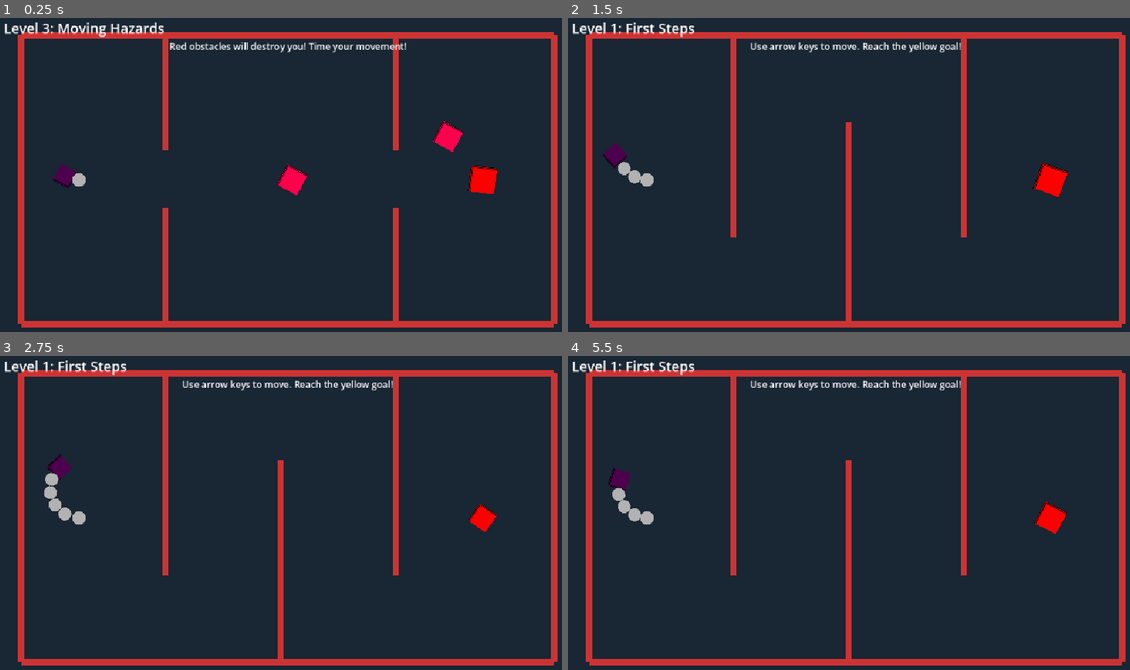
Above: before the commit, frames 1-4 (two rows, left to right).
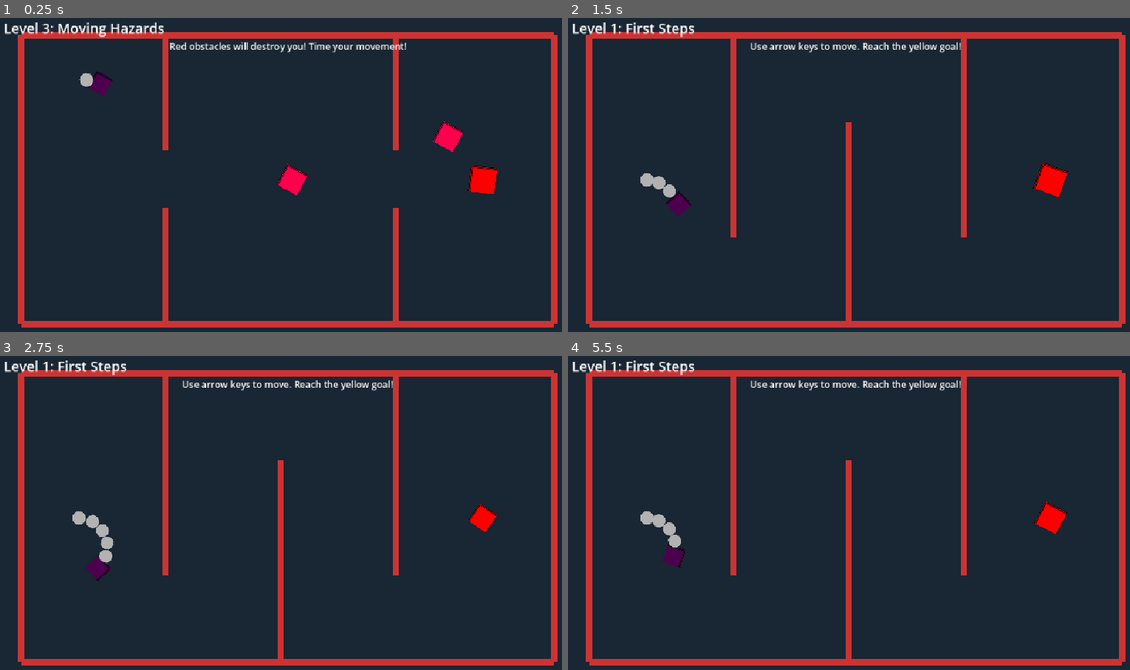
Above: after the commit, the same moments.

Repository: josephhagancreative/rotasnake
Game: Godot game, scene res://levels/Level3.tscn
The game is run twice, just before and just after one commit, with the same random seed, the same clock (stepped at 60 frames per second) and the same inputs. This scene is started directly instead of the project's main scene.
Inputs:
- Up to frame 1 (0.25 s): no input
- Up to frame 2 (1.5 s): tap Enter (ui_accept) at 0.5, 0.77 s; hold Right (ui_right) 0.53-1.28 s; hold Left (ui_left) from 1.28 s (still down)
- Up to frame 3 (2.75 s): tap Enter (ui_accept) at 1.52 s; release Left (ui_left) at 2.03 s; hold Right (ui_right) from 2.03 s (still down)
- Up to frame 4 (5.5 s): release Right (ui_right) at 2.78 s; hold Up (ui_up) 2.78-3.53 s; tap Enter (ui_accept) at 3.02, 3.77, 4.52 s; hold Left (ui_left) from 3.53 s (still down)

The runs differ from the first frame. In frame 1, 0.5% of the frame differs, in the area x 9-20%, y 16-55%; in frame 2, 0.7%; in frame 3, 1.0%, in the area x 7-21%, y 31-72%; in frame 4, 0.8%.

Commit message:
Add spawn point feature

Diff:
--- a/BaseLevel.gd
+++ b/BaseLevel.gd
@@ -33,7 +33,21 @@
 
 func spawn_snake():
 	snake_instance = snake_scene.instantiate()
-	snake_instance.position = snake_start_position
+
+	# Look for SnakeStartPoint node first, otherwise use exported position
+	var start_point = find_child("SnakeStartPoint", true, false) as SnakeStartPoint
+	if start_point:
+		var start_pos = start_point.get_start_position()
+		var start_dir = start_point.get_facing_direction()
+		print("BaseLevel.spawn_snake() - Found SnakeStartPoint, pos: ", start_pos, ", dir: ", start_dir)
+		snake_instance.position = start_pos
+		snake_instance.set_initial_facing_direction(start_dir)
+	else:
+		print("BaseLevel.spawn_snake() - No SnakeStartPoint found, using defaults")
+		snake_instance.position = snake_start_position
+		# Default facing direction if no start point is set
+		snake_instance.set_initial_facing_direction(Vector2.RIGHT)
+
 	add_child(snake_instance)
 	snake_instance.died.connect(_on_snake_died)
 
--- /dev/null
+++ b/SnakeStartPoint.gd
@@ -0,0 +1,67 @@
+@tool
+extends Node2D
+class_name SnakeStartPoint
+
+@export var facing_direction: Vector2 = Vector2.RIGHT : set = set_facing_direction
+var arrow_sprite: Sprite2D
+var circle_sprite: Sprite2D
+
+func _ready():
+	# Only create visual indicators in the editor
+	if Engine.is_editor_hint():
+		create_visual_indicators()
+		update_arrow_rotation()
+
+func set_facing_direction(value: Vector2):
+	facing_direction = value
+	# Update arrow when direction changes in editor
+	if Engine.is_editor_hint():
+		update_arrow_rotation()
+
+func create_visual_indicators():
+	# Remove any existing visuals first
+	if circle_sprite:
+		circle_sprite.queue_free()
+	if arrow_sprite:
+		arrow_sprite.queue_free()
+
+	# Create circle to indicate position
+	circle_sprite = Sprite2D.new()
+	var circle_texture = ImageTexture.new()
+	var circle_image = Image.create(32, 32, false, Image.FORMAT_RGBA8)
+	circle_image.fill(Color(0, 1, 0, 0.7))  # Green circle
+	circle_texture.set_image(circle_image)
+	circle_sprite.texture = circle_texture
+	add_child(circle_sprite)
+
+	# Create arrow to indicate direction
+	arrow_sprite = Sprite2D.new()
+	var arrow_texture = ImageTexture.new()
+	var arrow_image = Image.create(48, 24, false, Image.FORMAT_RGBA8)
+	arrow_image.fill(Color.TRANSPARENT)
+
+	# Draw simple arrow shape
+	for x in range(0, 36):
+		for y in range(10, 14):
+			arrow_image.set_pixel(x, y, Color(1, 1, 0, 1.0))  # Yellow arrow body
+
+	# Arrow head
+	for i in range(8):
+		for y in range(6 + i, 18 - i):
+			arrow_image.set_pixel(36 + i, y, Color(1, 1, 0, 1.0))
+
+	arrow_texture.set_image(arrow_image)
+	arrow_sprite.texture = arrow_texture
+	arrow_sprite.position.x = 24  # Offset from center
+	add_child(arrow_sprite)
+
+func update_arrow_rotation():
+	if arrow_sprite and is_inside_tree():
+		arrow_sprite.rotation = facing_direction.angle()
+
+func get_start_position() -> Vector2:
+	return global_position
+
+func get_facing_direction() -> Vector2:
+	print("SnakeStartPoint.get_facing_direction() returning: ", facing_direction.normalized())
+	return facing_direction.normalized()
--- /dev/null
+++ b/SnakeStartPoint.tscn
@@ -0,0 +1,7 @@
+[gd_scene load_steps=2 format=3 uid="uid://b6y5xqr7yvekl"]
+
+[ext_resource type="Script" path="res://SnakeStartPoint.gd" id="1_5j8d2"]
+
+[node name="SnakeStartPoint" type="Node2D"]
+script = ExtResource("1_5j8d2")
+facing_direction = Vector2(1, 0)
--- a/levels/Level1.tscn
+++ b/levels/Level1.tscn
@@ -1,7 +1,11 @@
-[gd_scene load_steps=3 format=3 uid="uid://d1riyxdh3ypyc"]
+[gd_scene load_steps=4 format=3 uid="uid://d1riyxdh3ypyc"]
 
 [ext_resource type="Script" uid="uid://cce61emoh681r" path="res://levels/Level1.gd" id="1_b84ys"]
 [ext_resource type="PackedScene" uid="uid://3qrl1u48x8q" path="res://BaseLevel.tscn" id="2_baselevel"]
+[ext_resource type="PackedScene" path="res://SnakeStartPoint.tscn" id="3_snakestartpoint"]
 
 [node name="Level1" instance=ExtResource("2_baselevel")]
 script = ExtResource("1_b84ys")
+
+[node name="SnakeStartPoint" parent="." index="4" instance=ExtResource("3_snakestartpoint")]
+position = Vector2(150, 300)
--- a/levels/Level2.tscn
+++ b/levels/Level2.tscn
@@ -1,7 +1,11 @@
-[gd_scene load_steps=3 format=3 uid="uid://pey21rgb0gu"]
+[gd_scene load_steps=4 format=3 uid="uid://pey21rgb0gu"]
 
 [ext_resource type="Script" uid="uid://dk1cepi4ouov4" path="res://levels/Level2.gd" id="1_gljt1"]
 [ext_resource type="PackedScene" uid="uid://3qrl1u48x8q" path="res://BaseLevel.tscn" id="2_baselevel"]
+[ext_resource type="PackedScene" path="res://SnakeStartPoint.tscn" id="3_snakestartpoint"]
 
 [node name="Level2" instance=ExtResource("2_baselevel")]
 script = ExtResource("1_gljt1")
+
+[node name="SnakeStartPoint" parent="." index="4" instance=ExtResource("3_snakestartpoint")]
+position = Vector2(150, 300)
--- a/levels/Level3.tscn
+++ b/levels/Level3.tscn
@@ -1,7 +1,12 @@
-[gd_scene load_steps=3 format=3 uid="uid://bo3we6ui0brie"]
+[gd_scene load_steps=4 format=3 uid="uid://bo3we6ui0brie"]
 
 [ext_resource type="Script" uid="uid://cl8stosj3ceo5" path="res://levels/Level3.gd" id="1_gq8fh"]
 [ext_resource type="PackedScene" uid="uid://3qrl1u48x8q" path="res://BaseLevel.tscn" id="2_baselevel"]
+[ext_resource type="PackedScene" path="res://SnakeStartPoint.tscn" id="3_snakestartpoint"]
 
 [node name="Level3" instance=ExtResource("2_baselevel")]
 script = ExtResource("1_gq8fh")
+
+[node name="SnakeStartPoint" parent="." index="4" instance=ExtResource("3_snakestartpoint")]
+position = Vector2(163, 127)
+rotation = 1.57079
--- a/snake.gd
+++ b/snake.gd
@@ -17,6 +17,7 @@
 var facing_direction = Vector2.ZERO  # The direction the snake is visually facing
 var rotation_angle = 0.0
 var rotation_center = Vector2.ZERO
+var initial_setup_done = false  # Flag to prevent _ready from overriding custom setup
 
 # Rotation direction control
 var rotation_direction = 1.0  # 1.0 for clockwise, -1.0 for counter-clockwise
@@ -56,16 +57,18 @@
 	rotation_direction = 1.0  # Start clockwise
 	target_rotation_direction = 1.0
 
-	# Set initial facing direction
-	facing_direction = Vector2(1, 0)  # Start facing right
-
-	# Set initial rotation center based on default direction (clockwise rotation)
-	var perpendicular = Vector2(facing_direction.y, -facing_direction.x)
-	rotation_center = global_position + perpendicular * ROTATION_RADIUS
-	rotation_angle = atan2(global_position.y - rotation_center.y, global_position.x - rotation_center.x)
-
-	# Set initial sprite rotation to face the starting direction
-	sprite.rotation = facing_direction.angle()
+	# Only do default setup if set_initial_facing_direction wasn't called
+	if not initial_setup_done:
+		# Set initial facing direction (can be overridden by set_initial_facing_direction)
+		facing_direction = Vector2(1, 0)  # Start facing right
+
+		# Set initial rotation center based on default direction (clockwise rotation)
+		var perpendicular = Vector2(facing_direction.y, -facing_direction.x)
+		rotation_center = global_position + perpendicular * ROTATION_RADIUS
+		rotation_angle = atan2(global_position.y - rotation_center.y, global_position.x - rotation_center.x)
+
+		# Set initial sprite rotation to face the starting direction
+		sprite.rotation = facing_direction.angle()
 
 
 	# Initialize position history with starting positions
@@ -152,6 +155,13 @@
 	var old_facing = facing_direction
 	facing_direction = tangent.normalized()
 
+	# Log first few frames to see what's happening
+	if Engine.get_process_frames() < 100:
+		print("Snake.handle_rotation() - Frame ", Engine.get_process_frames())
+		print("  rotation_angle: ", rotation_angle)
+		print("  tangent: ", tangent)
+		print("  old_facing: ", old_facing)
+		print("  new facing_direction: ", facing_direction)
 
 	# Make sprite face the tangent direction
 	sprite.rotation = facing_direction.angle()
@@ -401,3 +411,38 @@
 	tail_segments.append(segment)
 	get_parent().call_deferred("add_child", segment)
 	tail_length += 1
+
+func set_initial_facing_direction(direction: Vector2):
+	# Set the initial facing direction before _ready() completes
+	facing_direction = direction.normalized()
+	initial_setup_done = true  # Mark that we've done custom setup
+	print("Snake.set_initial_facing_direction() - Setting facing_direction to: ", facing_direction)
+
+	# For the rotation to work correctly, we need to position the rotation center
+	# such that the current facing direction IS the tangent to the circle at this position
+
+	# For clockwise rotation (rotation_direction = 1):
+	# - If facing right (1,0), center should be below (0,1)
+	# - If facing up (0,-1), center should be to the right (1,0)
+	# - If facing left (-1,0), center should be above (0,-1)
+	# - If facing down (0,1), center should be to the left (-1,0)
+
+	# The perpendicular that points toward the center (for clockwise rotation)
+	# For facing RIGHT (1,0), we want center BELOW, so perpendicular should be DOWN (0,1)
+	var perpendicular = Vector2(-facing_direction.y, facing_direction.x) * rotation_direction
+	rotation_center = global_position + perpendicular * ROTATION_RADIUS
+	rotation_angle = atan2(global_position.y - rotation_center.y, global_position.x - rotation_center.x)
+
+	print("Snake.set_initial_facing_direction() - rotation_direction: ", rotation_direction)
+	print("Snake.set_initial_facing_direction() - perpendicular: ", perpendicular)
+	print("Snake.set_initial_facing_direction() - rotation_center: ", rotation_center)
+	print("Snake.set_initial_facing_direction() - rotation_angle: ", rotation_angle)
+
+	# Verify the tangent calculation matches our facing direction
+	var expected_tangent = Vector2(-sin(rotation_angle), cos(rotation_angle)) * rotation_direction
+	print("Snake.set_initial_facing_direction() - expected_tangent: ", expected_tangent)
+	print("Snake.set_initial_facing_direction() - facing_direction: ", facing_direction)
+
+	# Set initial sprite rotation to face the starting direction
+	if sprite:
+		sprite.rotation = facing_direction.angle()
Not shown, added: SnakeStartPoint.gd.uid
